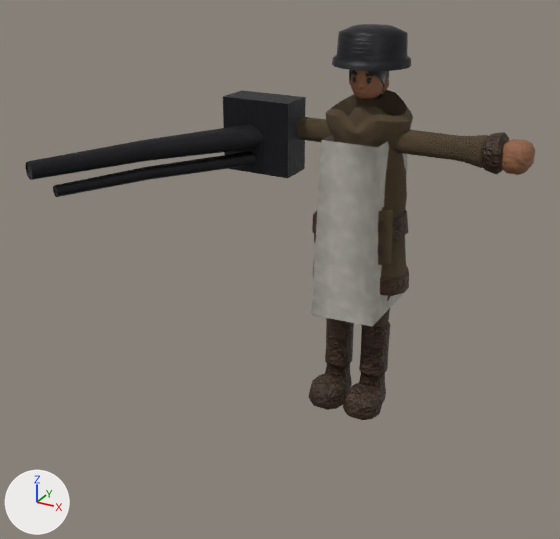
The glTF model csharp/Unciv.Godot/Packs/units/models/unit/Anti-Aircraft Gun.glb: old version first, new version second.
Before and after are seen from a camera (50 mm lens) standing at (0.634, -1.54, 1.073) and looking at (-0.07, -0.26, 0.433). Arrows for +X, +Y and +Z are at lower left; the lights stay in place. The picture after the commit comes second. Where no turn or scale is listed for an object, it has been applied to the vertices. Vertices at exactly the same position are counted once.

The first picture shows 'Gun', 'Warrior'.
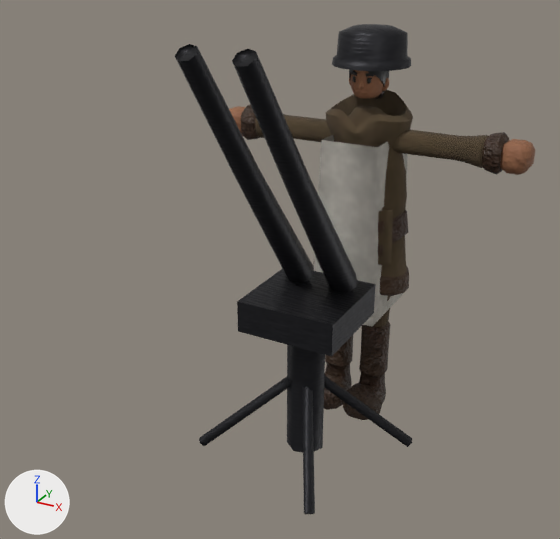
Where the change shows, as pixel boxes [x1, y1, x2, y2] in the pictures (560 x 539 px):
```json
{"object": "Warrior", "change": "reshaped", "before": [297, 24, 535, 420], "after": [175, 24, 535, 515]}
{"object": "Gun", "change": "deleted", "before": [25, 90, 306, 197]}
{"part": 1, "of": "me_mesh_skinned", "change": "added", "after": [237, 269, 376, 356]}
{"part": 2, "of": "me_mesh_skinned", "change": "added", "after": [199, 376, 412, 447]}
{"part": 3, "of": "me_mesh_skinned", "change": "added", "after": [287, 345, 325, 453]}
{"part": 4, "of": "me_mesh_skinned", "change": "added", "after": [175, 44, 314, 283]}
{"part": 5, "of": "me_mesh_skinned", "change": "added", "after": [232, 49, 357, 293]}
{"part": 6, "of": "me_mesh_skinned", "change": "added", "after": [302, 386, 315, 515]}
```

Edits to the scene script, one JSON object a line:
```json
{"block": "me_mesh_skinned", "where": "# used by ob_warrior; location = (0.0, 0.0, -0.015)"}
{"op": "remove", "block": "me_mesh_skinned", "code": "me_mesh_skinned.from_pydata(...)  # 2368 vertices, 4401 faces; spans x -0.354..0.354, y -0.105..0.095, z 0.015..0.907"}
{"op": "add", "block": "me_mesh_skinned", "code": "me_mesh_skinned.from_pydata(...)  # 2492 vertices, 4619 faces; spans x -0.354..0.354, y -0.595..0.095, z 0.015..0.933"}
{"block": "me_mesh_skinned", "change": "me_mesh_skinned part 1: a new loose piece, a box spanning x -0.104..0.104, y -0.373..-0.166, z 0.349..0.416, in mat_iron"}
{"block": "me_mesh_skinned", "change": "me_mesh_skinned part 2: a new loose piece of 23 vertices spanning x -0.208..0.209, y -0.389..-0.15, z 0.042..0.246, in mat_iron"}
{"block": "me_mesh_skinned", "change": "me_mesh_skinned part 3: a new loose piece of 23 vertices spanning x -0.037..0.042, y -0.31..-0.229, z 0.05..0.349, in mat_iron"}
{"block": "me_mesh_skinned", "change": "me_mesh_skinned part 4: a new loose piece of 23 vertices spanning x -0.078..-0.019, y -0.595..-0.183, z 0.405..0.933, in mat_iron"}
{"block": "me_mesh_skinned", "change": "me_mesh_skinned part 5: a new loose piece of 23 vertices spanning x 0.022..0.081, y -0.595..-0.183, z 0.405..0.933, in mat_iron"}
{"block": "me_mesh_skinned", "change": "me_mesh_skinned part 6"}
{"block": "me_mesh_skinned", "change": "24 vertices are added at x -0.119..0.12, y -0.478..-0.061, z 0.042..0.246"}
{"block": "me_mesh_skinned", "change": "40 new faces join them, mat_iron"}
{"op": "remove", "block": "ob_gun", "code": ["ob_gun = bpy.data.objects.new('Gun', me_mesh_gun)", "ob_gun.location = (-0.281, -0.047, 0.646)"]}
```
